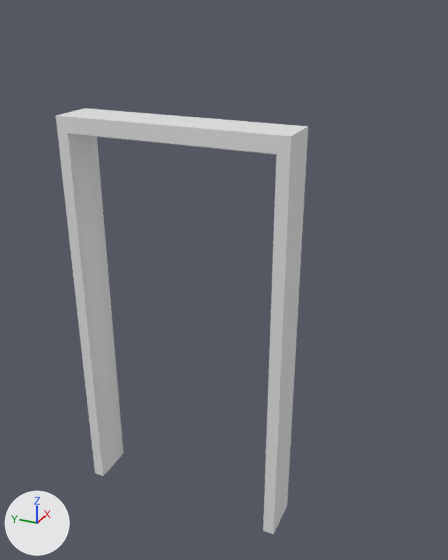
An edit to the FBX model Projektarbeit/Assets/FBX/General Assets/DoorFrame.fbx, drawn before and after from the same camera.
Before and after are seen from a 50 mm lens placed at (-2.84, -1.18, 2.54), pointed at (0.06, 0.12, 1.09). Arrows for +X, +Y and +Z are at lower left; the lights stay in place. Where no turn or scale is listed for an object, it has been applied to the vertices.

Names of what the first picture shows: 'DoorFrame'.
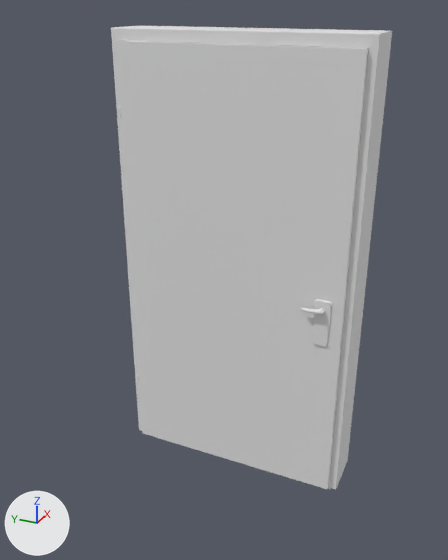
What changed in the scene script:
```text
Change me_mesh:
    used by ob_doorframe; location = (0.0, 0.338, -0.431); rotation_euler = (1.571, 0.0, 0.0), in degrees (90, 0, 0); scale = (0.01, 0.01, 0.01)
    remove me_mesh.from_pydata(...)  # 24 vertices, 18 faces; spans x -17.0..8.0, y 0.0..240.0, z -65.0..65.0
    add me_mesh.from_pydata(...)  # 52 vertices, 38 faces; spans x -19.0..8.0, y 0.0..240.0, z -65.0..65.0
    me_mesh part 1
    3 vertices are removed from x -17.0, y 0.0..240.0, z -65.0..65.0
    11 faces are deleted
    4 vertices in x -17.0, y 0.0..231.0, z -58.0..58.0 move by (2.0, 0.0, 0.0)
    6 vertices move from x -17.0..-1.0, y 0.0..240.0, z -65.0..65.0 to x -18.0..8.0, y 0.0..240.0, z -65.0..65.0
    25 vertices are added at x -19.0..8.0, y 0.0..240.0, z -65.0..65.0
    6 new vertices lie (0.0, 234.0, 0.0) away from vertices in x -18.0..-16.0, y 0.0, z -61.0..61.0
    31 new faces join them
Add me_mesh_002:
    me_mesh_002.from_pydata(...)  # 352 vertices, 368 faces; spans x -3.0..4.0, y 0.0..234.0, z -1.0..122.0
Add me_mesh_003:
    me_mesh_003.from_pydata(...)  # 836 vertices, 832 faces; spans x -0.0482..0.0991, y -0.0121..0.1056, z -0.0123..0.0123
Change ob_doorhinge:
    ob_doorhinge.location: (0.0000238, 2.015, 58.25) -> (-19.18, 0.0, -61.67)
Change ob_doorframe:
    ob_doorframe.location: (0.0, 0.338, -0.431) -> (0.073, 0.0, 0.0)
Add ob_door:
    ob_door = bpy.data.objects.new('Door', me_mesh_002)
    ob_door.parent = ob_doorhinge
    ob_door.location = (0.0, 0.0, 0.0)
Add ob_cube:
    ob_cube = bpy.data.objects.new('Cube', me_mesh_003)
    ob_cube.location = (-0.136, -0.502, 1.124)
```

Boxes [x1, y1, x2, y2] around the edits, measured in the pictures (448 x 560 px):
'Door', added: after [116, 40, 368, 489]
'DoorFrame', reshaped, moved (11% wider, 9% taller): before [56, 108, 308, 534]; after [111, 26, 392, 489]
'Cube', added: after [300, 308, 325, 315]
